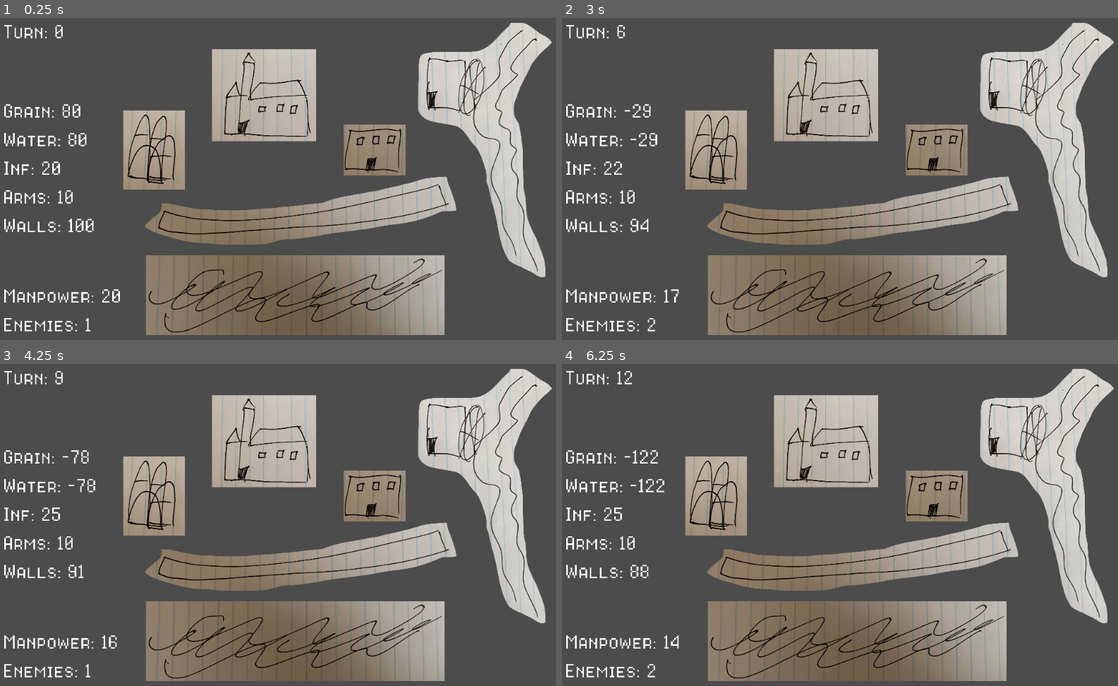
Above: before the commit, frames 1-4 (two rows, left to right).
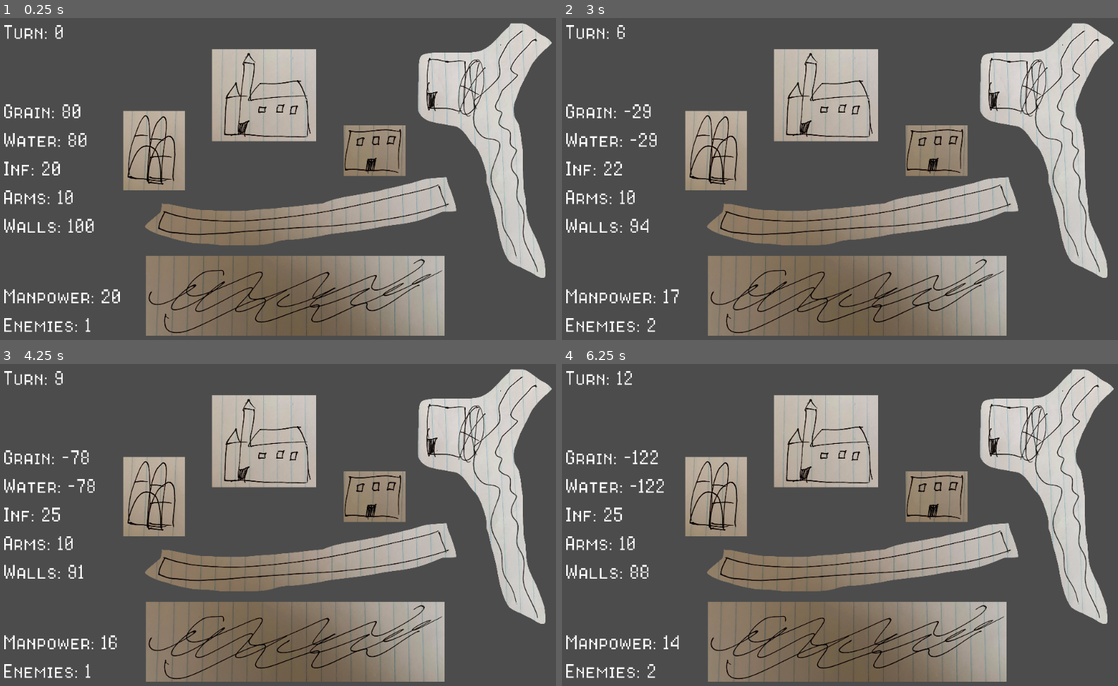
Above: after the commit, the same moments.

Repository: CapsCollective/rng-stronghold
Game: Godot game, scene res://scenes/main.tscn
The game is run twice, just before and just after one commit, with the same random seed, the same clock (stepped at 60 frames per second) and the same inputs.
Inputs (mouse positions are in pixels of both pictures, inside the frame that each line leads up to):
- Up to frame 1 (0.25 s): no input
- Up to frame 2 (3 s): tap Enter (ui_accept) at 0.5, 0.77, 1.25, 1.52, 2, 2.75 s; move the mouse to (962, 159) at 0.52 s; press the mouse at (962, 159) at 0.53 s; right-click (962, 159) at 0.8 s; move the mouse to (728, 195) at 1.27 s; release the mouse at (728, 195) at 1.28 s; right-click (728, 195) at 1.35 s; click (728, 195) at 1.55 s; move the mouse to (895, 104) at 2.02 s; press the mouse at (895, 104) at 2.03 s; right-click (895, 104) at 2.3 s; move the mouse to (812, 243) at 2.77 s; release the mouse at (812, 243) at 2.78 s; right-click (812, 243) at 2.85 s
- Up to frame 3 (4.25 s): tap Enter (ui_accept) at 3.02, 3.5, 3.77 s; click (250, 589) at 3.05 s; move the mouse to (450, 573) at 3.52 s; press the mouse at (450, 573) at 3.53 s; right-click (450, 573) at 3.8 s
- Up to frame 4 (6.25 s): tap Enter (ui_accept) at 4.25, 4.52, 6.02 s; move the mouse to (673, 473) at 4.27 s; release the mouse at (673, 473) at 4.28 s; right-click (673, 473) at 4.35 s; click (673, 473) at 4.55 s; move the mouse to (867, 525) at 5.02 s; press the mouse at (867, 525) at 5.03 s; right-click (867, 525) at 5.3 s; move the mouse to (756, 441) at 5.77 s; release the mouse at (756, 441) at 5.78 s; right-click (756, 441) at 5.85 s; click (756, 441) at 6.05 s

The runs differ from the first frame. In frame 1, 4.7% of the frame differs, in the area x 0-100%, y 1-99%; in frame 2, 4.7%; in frame 3, 4.7%; in frame 4, 4.8%.

Commit message:
Added click to zoom in buildings scene

Diff:
--- a/project.godot
+++ b/project.godot
@@ -19,6 +19,19 @@
 run/main_scene="res://scenes/main.tscn"
 config/icon="res://icon.png"
 
+[input]
+
+lmb={
+"deadzone": 0.5,
+"events": [ Object(InputEventMouseButton,"resource_local_to_scene":false,"resource_name":"","device":0,"alt":false,"shift":false,"control":false,"meta":false,"command":false,"button_mask":0,"position":Vector2( 0, 0 ),"global_position":Vector2( 0, 0 ),"factor":1.0,"button_index":1,"pressed":false,"doubleclick":false,"script":null)
+ ]
+}
+rmb={
+"deadzone": 0.5,
+"events": [ Object(InputEventMouseButton,"resource_local_to_scene":false,"resource_name":"","device":0,"alt":false,"shift":false,"control":false,"meta":false,"command":false,"button_mask":0,"position":Vector2( 0, 0 ),"global_position":Vector2( 0, 0 ),"factor":1.0,"button_index":2,"pressed":false,"doubleclick":false,"script":null)
+ ]
+}
+
 [rendering]
 
 environment/default_environment="res://default_env.tres"
--- a/scenes/main.tscn
+++ b/scenes/main.tscn
@@ -16,6 +16,11 @@
 arms = 10
 walls = 100
 influence = 20
+
+[node name="Camera2D" type="Camera2D" parent="."]
+position = Vector2( 511.375, 299.009 )
+scale = Vector2( 0.617864, 0.617864 )
+current = true
 
 [node name="Buildings" parent="." instance=ExtResource( 2 )]
 position = Vector2( 85.061, 0 )
@@ -37,6 +42,9 @@
 rect_scale = Vector2( 0.617864, 0.617864 )
 custom_fonts/font = SubResource( 1 )
 text = "Manpower: "
+__meta__ = {
+"_edit_use_anchors_": false
+}
 
 [node name="EnemiesLabel" type="Label" parent="."]
 margin_left = 11.4153
@@ -91,3 +99,6 @@
 rect_scale = Vector2( 0.617864, 0.617864 )
 custom_fonts/font = SubResource( 1 )
 text = "Walls:  "
+__meta__ = {
+"_edit_use_anchors_": false
+}
--- /dev/null
+++ b/scripts/building.gd
@@ -0,0 +1,6 @@
+extends Area2D
+
+func _input_event(viewport, event, shape_idx):
+	if event is InputEventMouseButton and event.pressed:
+		if Input.is_action_pressed("lmb"):
+			get_parent().building_clicked(self)
--- /dev/null
+++ b/scripts/buildings.gd
@@ -0,0 +1,14 @@
+extends Node2D
+
+onready var camera = $"../Camera2D"
+
+func building_clicked(building):
+	print(building.name)
+	camera.zoom = Vector2(0.5, 0.5)
+	camera.position = building.global_position
+
+func _input(event):
+	if event is InputEventMouseButton and event.pressed:
+		if Input.is_action_pressed("rmb"):
+			camera.zoom = Vector2(1, 1)
+			camera.position = Vector2(get_viewport().size.x/2, get_viewport().size.y/2)
